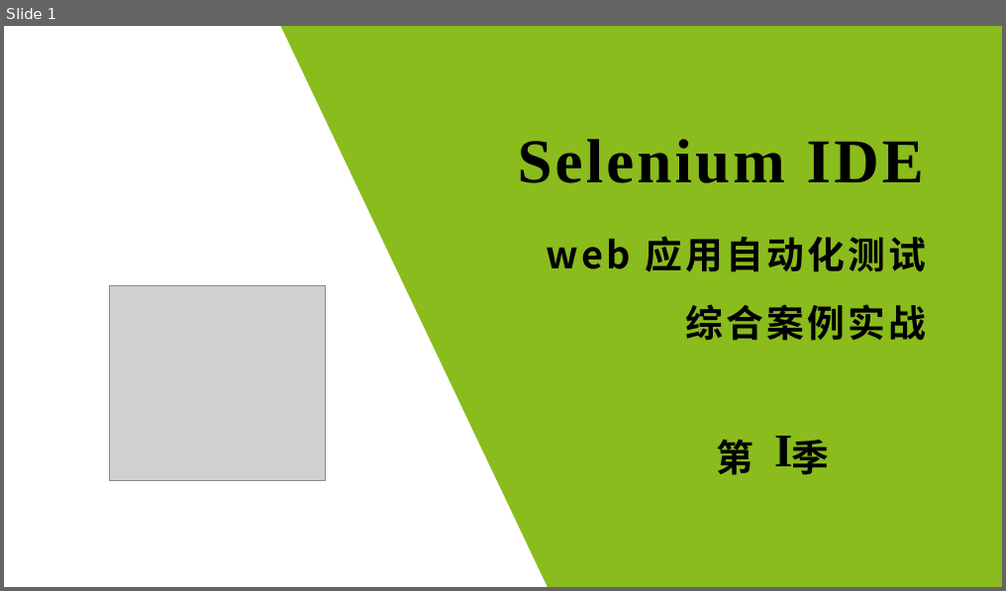
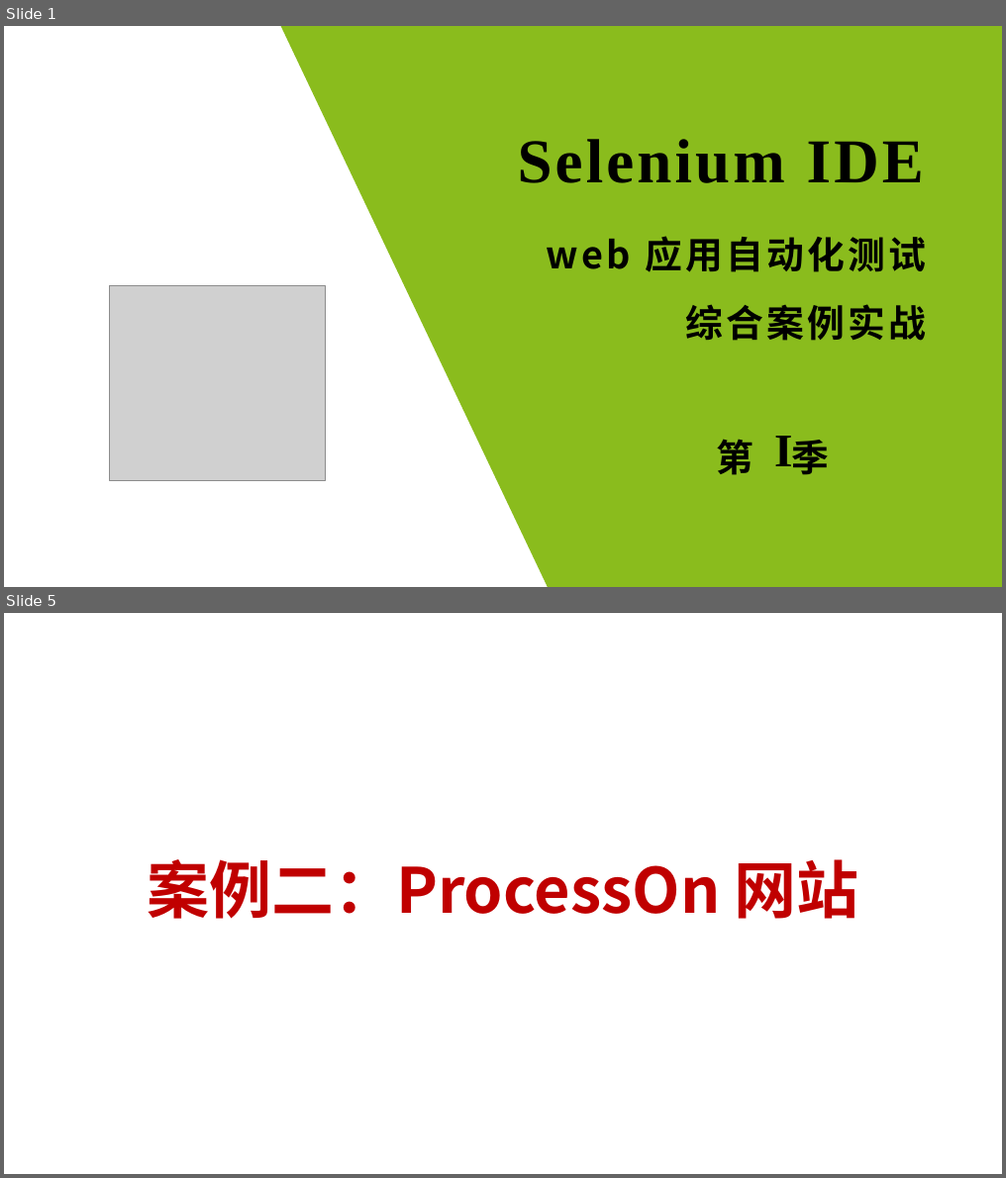
Before and after one commit to wangding/courses, a slide deck: seIDEPracticeCase/Season01.pptx. Shown one above the other, each under a label of ours: slide 1 before the commit, slides 1 and 5 after it; the slides between them are not shown. The pictures are 1006x591 and 1006x1178 pixels, drawn with LibreOffice and Linux fonts; fonts in the diff are those of the drawing; grey boxes stand for pictures; background and template pictures are left out. Boxes give left, top, right and bottom in pixels: in the first picture for what was removed or moved away, otherwise in the second. Text is boxed around its words. In the diff, an @@ line names an element or a change of style, - is before the commit and + after.

```diff
--- a/seIDEPracticeCase/Season01.pptx
+++ b/seIDEPracticeCase/Season01.pptx
@@ slide 5 added at (x1=4, y1=613, x2=1002, y2=1174), background picture (left out) @@
@@ text added at (x1=147, y1=860, x2=859, y2=919), 60 pt, text #C00000, bold @@
+案例二：ProcessOn 网站
```
Also in this commit, not shown: 1 slide changed, 6 other slides added, 3 slides removed.
